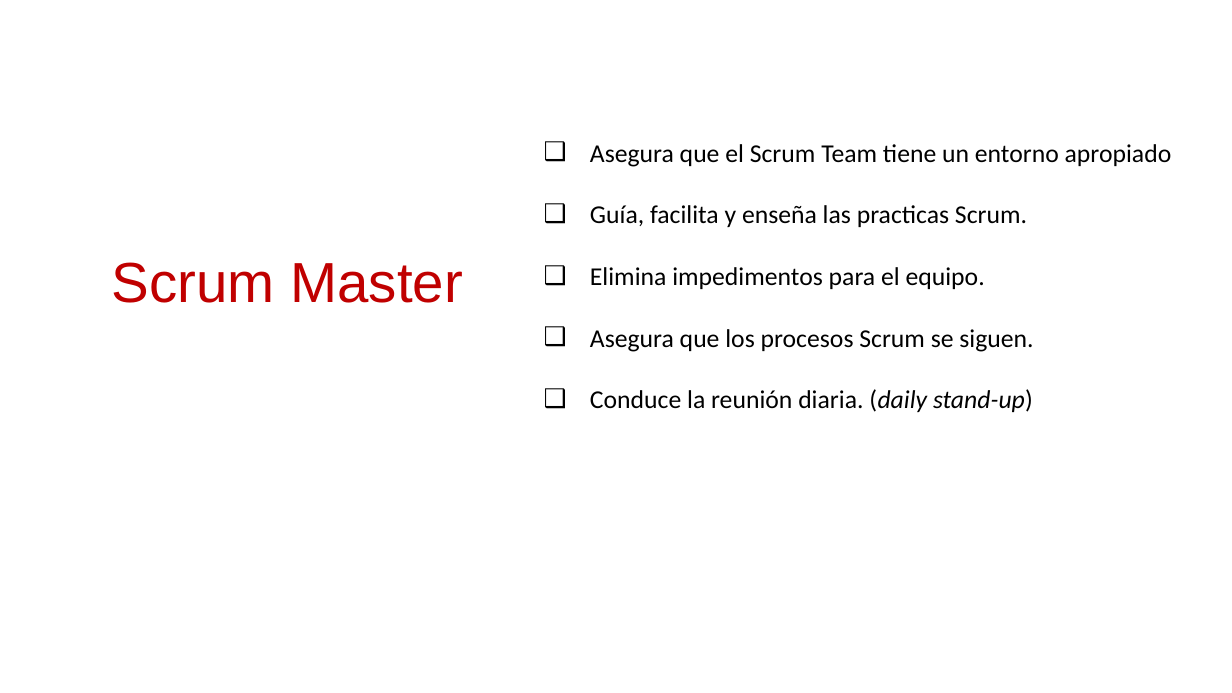
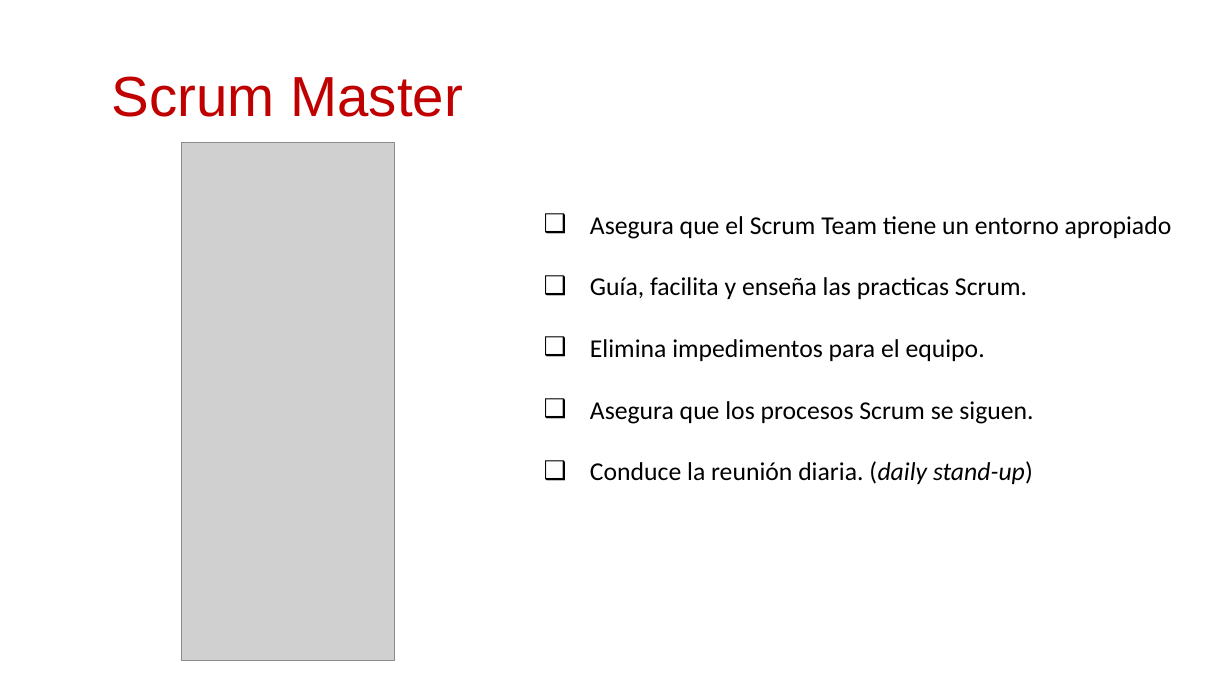
Before and after one commit to daniiel/cursos, a slide deck: slide 39 of Scrum/introduccion a scrum.pptx (slide 41 before the commit). Drawn at 1232x693 pixels with LibreOffice and Linux fonts; fonts in the diff are those of the drawing; grey boxes stand for pictures. Boxes give left, top, right and bottom in pixels: in the first picture for what was removed or moved away, otherwise in the second. Text is boxed around its words. In the diff, an @@ line names an element or a change of style, - is before the commit and + after.

```diff
--- a/Scrum/introduccion a scrum.pptx
+++ b/Scrum/introduccion a scrum.pptx
@@ text "Scrum Master": place and size @@
-text "Scrum Master" at (112, 262, 462, 303)
+text "Scrum Master" at (112, 76, 462, 117)
@@ picture added at (181, 143, 395, 661) @@
@@ text "Asegura que el Scrum Team ...": place and size @@
-text "Asegura que el Scrum Team ..." at (590, 144, 1172, 412)
+text "Asegura que el Scrum Team ..." at (590, 216, 1172, 484)
```
Also in this commit, not shown: 16 other slides changed, 2 slides removed, 4 other files.
